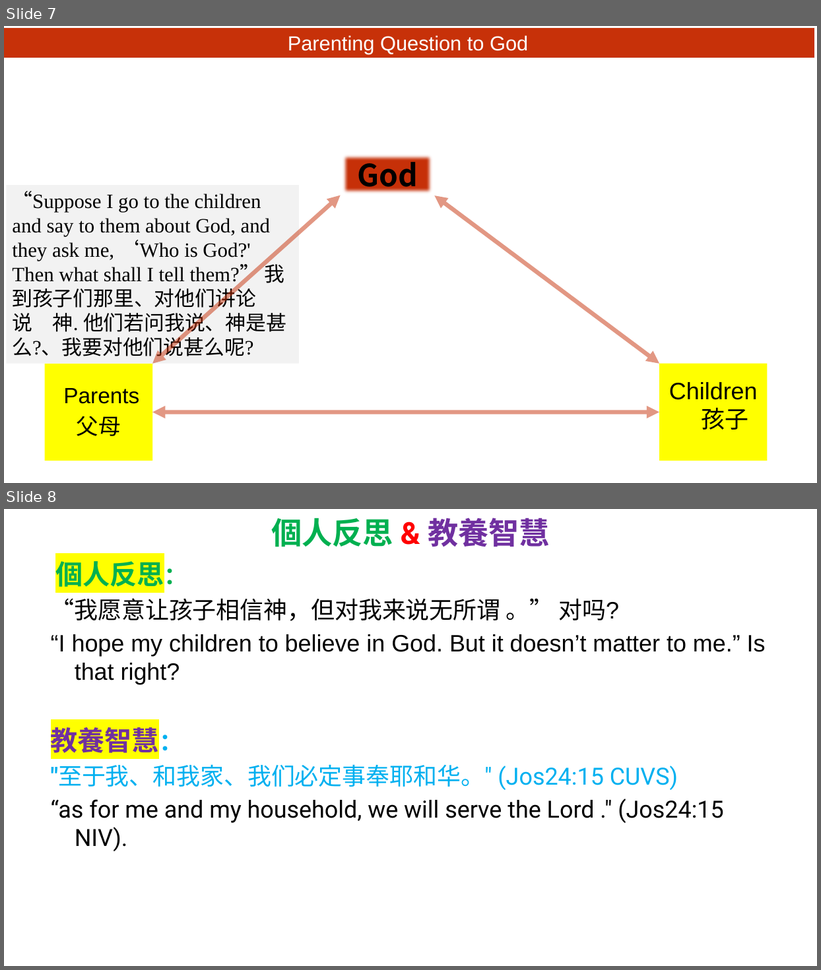
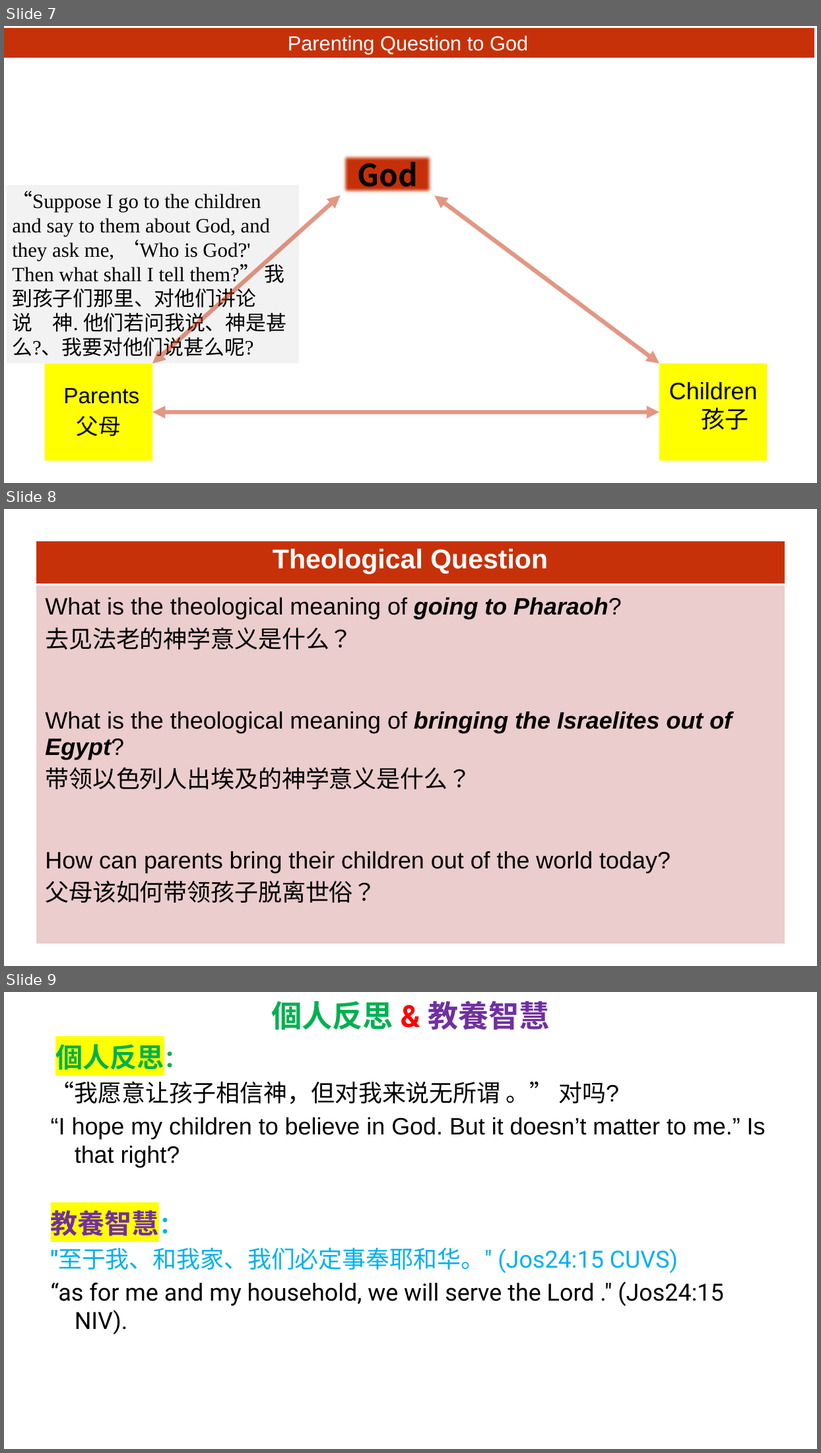
Before and after one commit to wdingbox/accc_2025_pp, a slide deck: ppt/Exodus/exo3_11-22.pptx. Shown one above the other, each under a label of ours: slides 7 and 8 before the commit, slides 7, 8 and 9 after it. The pictures are 821x970 and 821x1453 pixels, drawn with LibreOffice and Linux fonts; fonts in the diff are those of the drawing; background and template pictures are left out. Boxes give left, top, right and bottom in pixels: in the first picture for what was removed or moved away, otherwise in the second. Text is boxed around its words. In the diff, an @@ line names an element or a change of style, - is before the commit and + after.

```diff
--- a/ppt/Exodus/exo3_11-22.pptx
+++ b/ppt/Exodus/exo3_11-22.pptx
@@ slide 8 added at bbox=[4, 509, 817, 966], background picture (left out) @@
@@ table added at bbox=[36, 541, 785, 944], 2 rows, 1 columns @@
+Theological Question
+What is the theological meaning of going to Pharaoh? / 去见法老的神学意义是什么？ / What is the theological meaning of bringing the Israelites out of Egypt? / 带领以色列人出埃及的神学意义是什么？ / How can parents bring their children out of the world today? / 父母该如何带领孩子脱离世俗？
@@ what was slide 8 is now slide 9 @@
```
Also in this commit, not shown: 2 slides changed, 1 other file.
